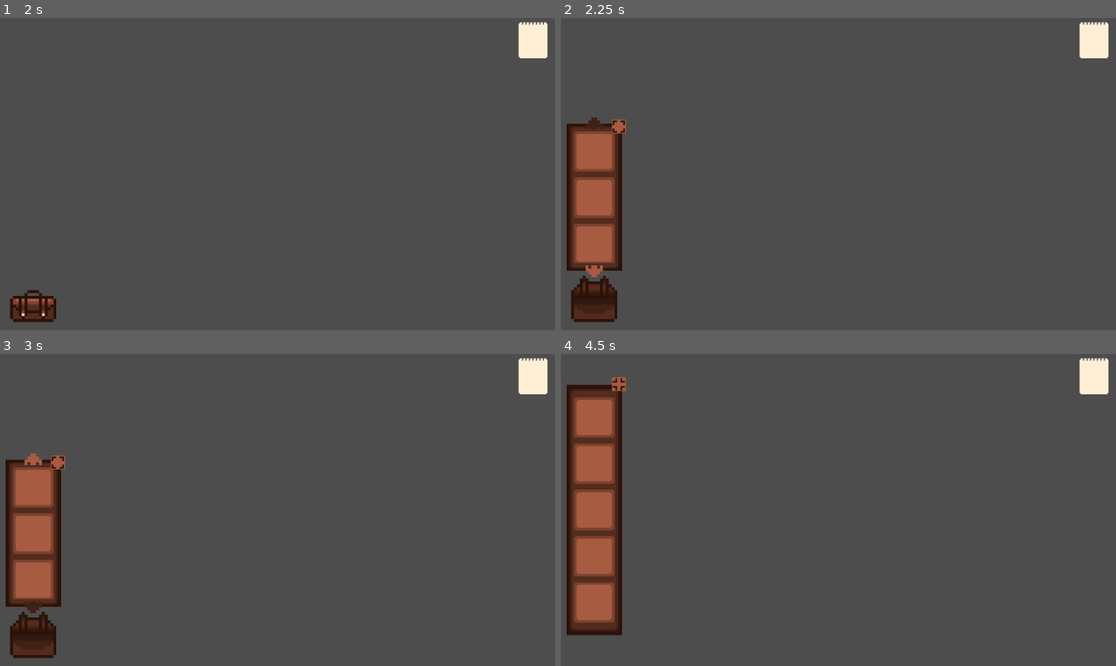
Above: before the commit, frames 1-4 (two rows, left to right).
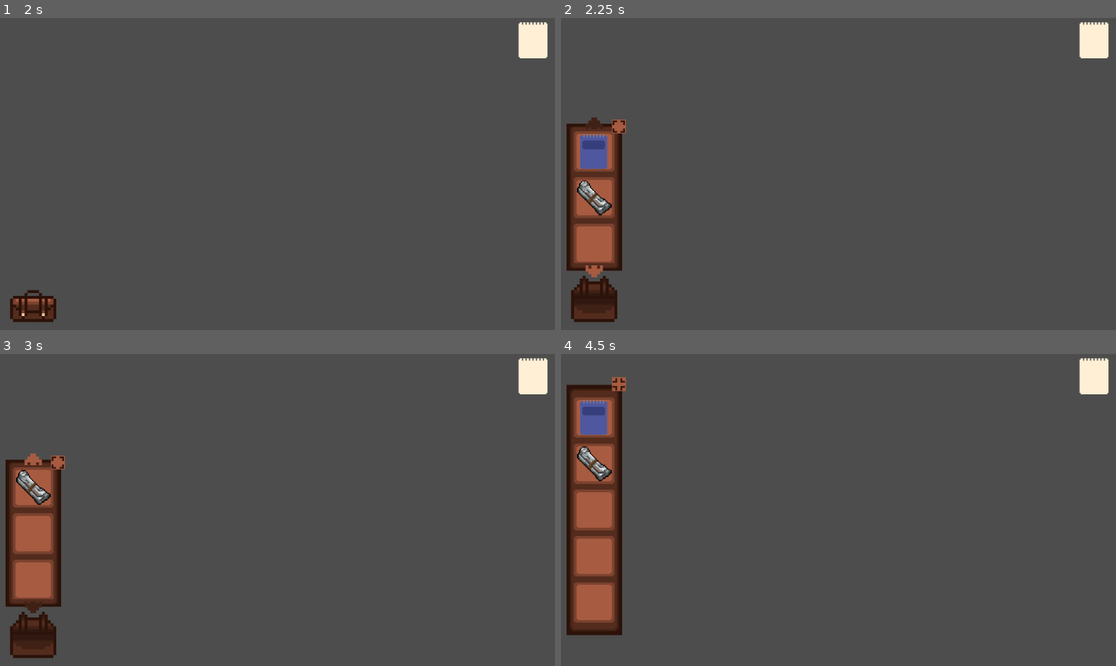
Above: after the commit, the same moments.

Repository: emkartch/Capstone_Bottoh
Game: Godot game, scene res://main.tscn
Same seed, same stepped clock (60 frames per second), same inputs: the game is played once before the commit and once after it.
Inputs (mouse positions are in pixels of both pictures, inside the frame that each line leads up to):
- Up to frame 1 (2 s): click (538, 314) at 0.5 s; click (538, 314) at 1.25 s
- Up to frame 2 (2.25 s): click (594, 298) at 2 s
- Up to frame 3 (3 s): click (33, 606) at 2.75 s
- Up to frame 4 (4.5 s): click (594, 460) at 3.5 s; click (616, 463) at 4.25 s

Frame 1 is identical in both runs. In frame 2, 0.9% of the frame differs, in the area x 2-10%, y 37-64%; in frame 3, 0.3%; in frame 4, 0.9%.

Commit message:
Basic Inventory Drag Working

Diff:
--- a/没頭-(bottō)/inventory/inventory.tscn
+++ b/没頭-(bottō)/inventory/inventory.tscn
@@ -7,8 +7,10 @@
 [ext_resource type="Texture2D" uid="uid://dypq21vkaun3r" path="res://assets/GreyShortArrow.png" id="3_f8i2h"]
 [ext_resource type="Texture2D" uid="uid://dmhunreje6uf5" path="res://inventory/InventorySquare.png" id="5_022t5"]
 [ext_resource type="Texture2D" uid="uid://dxdcblg2ibwh2" path="res://inventory/MessangerbagClosed.png" id="5_rsmrt"]
-[ext_resource type="Script" uid="uid://ctsqnisj8jucp" path="res://inventory/slot.gd" id="6_022t5"]
+[ext_resource type="Script" uid="uid://bx73qlcn2g61v" path="res://inventory/slot.gd" id="6_022t5"]
 [ext_resource type="Texture2D" uid="uid://bvc443624xejf" path="res://inventory/Expandbutton.png" id="6_rsmrt"]
+[ext_resource type="Texture2D" uid="uid://dyfhss0vstha6" path="res://inventory/NewsPaper.png" id="7_locsq"]
+[ext_resource type="Texture2D" uid="uid://cvpmlm7hwetli" path="res://assets/MiniNotePadClosed.png" id="8_uyjf6"]
 
 [sub_resource type="StyleBoxTexture" id="StyleBoxTexture_locsq"]
 texture = ExtResource("5_022t5")
@@ -90,6 +92,7 @@
 offset_bottom = 60.0
 grow_horizontal = 2
 grow_vertical = 2
+texture = ExtResource("8_uyjf6")
 expand_mode = 1
 
 [node name="Slot2" type="Panel" parent="InventoryContainer/ScrollContainer/VBoxContainer" unique_id=508425890]
@@ -113,6 +116,7 @@
 offset_bottom = 60.0
 grow_horizontal = 2
 grow_vertical = 2
+texture = ExtResource("7_locsq")
 expand_mode = 1
 
 [node name="Slot3" type="Panel" parent="InventoryContainer/ScrollContainer/VBoxContainer" unique_id=2033457933]
@@ -183,13 +187,6 @@
 grow_horizontal = 2
 grow_vertical = 2
 expand_mode = 1
-
-[node name="MoveableItem" type="Node2D" parent="InventoryContainer" unique_id=107954463]
-
-[node name="Item" type="TextureRect" parent="InventoryContainer/MoveableItem" unique_id=1169841134]
-custom_minimum_size = Vector2(120, 120)
-offset_right = 120.0
-offset_bottom = 120.0
 
 [node name="UpArrow" type="TextureButton" parent="InventoryContainer" unique_id=1957222319]
 layout_mode = 1
--- a/没頭-(bottō)/inventory/inventory_container.gd
+++ b/没頭-(bottō)/inventory/inventory_container.gd
@@ -7,14 +7,11 @@
 @onready var down_arrow = $DownArrow
 @onready var bag_button = $"../MessangerBag"
 @onready var expand_button = $ExpandButton
-@onready var moveable_item = $MoveableItem
 
-#const SlotClass = preload("res://inventory/slot.gd")
-#var temp_item_texture = null
-#var current_slot = null
-#var next_slot = null
-#var place_item = false
-#var timer = 0.1
+# custom cursor
+const hand_point = null #preload()
+const hand_closed = null #preload()
+# custom cursor
 
 var open_texture = preload("res://inventory/MessangerbagOpen.png")
 var closed_texture = preload("res://inventory/MessangerbagClosed.png")
@@ -28,9 +25,13 @@
 
 	up_arrow.disabled = true
 
-	#for v_slot in scroll_container.get_node("VBoxContainer").get_children():
-		#v_slot.connect("gui_input",slot_gui_input)
-		## v_slot.connect("gui_input", self, "slot_gui_input", [v_slot])
+	# CUSTOM CURSOR
+	#Input.set_custom_mouse_cursor(hand_point, Input.CURSOR_ARROW)
+	#Input.set_custom_mouse_cursor(hand_closed, Input.CURSOR_FORBIDDEN)
+	#Input.set_custom_mouse_cursor(hand_closed, Input.CURSOR_CAN_DROP)
+	#Input.set_custom_mouse_cursor(hand_closed, Input.CURSOR_DRAG)
+	# CUSTOM CURSOR
+
 
 func _process(_delta):
 
@@ -46,50 +47,12 @@
 	else:
 		down_arrow.disabled = false
 
-	#if(place_item):
-		#timer -= delta
-		#
-		#if(timer <= 0):
-			#place_item = false
-			#timer = 0.1
+	# get rid of cursor change until custom cursor
 
-#func slot_gui_input(event: InputEvent): #event: InputEvent, slot: SlotClass):
-	#
-	#var slot = SlotClass
-	#
-	#if(place_item):
-		#next_slot = slot
-		#
-		## don't overwrite item
-		#if(next_slot.item.texture == null):
-			#current_slot.pick_from_slot()
-			#next_slot.put_into_slot(temp_item_texture)
-			#temp_item_texture = null
-			#place_item = false
-	#
-	#if(event is InputEventMouseButton):
-		## left mouse click pressed
-		#if(event.button_index) == MOUSE_BUTTON_LEFT && event.pressed:
-			#temp_item_texture = slot.item.get_texture()
-			#current_slot = slot
-			#moveable_item.visible = true
-			#moveable_item.get_node("Item").texture = temp_item_texture
-			#moveable_item.global_position = current_slot.item.get_global_transform().origin
-			#current_slot.pick_from_slot()
-			#
-		## left mouse click released
-		#if(event.button_index) == MOUSE_BUTTON_LEFT && !event.pressed:
-			#moveable_item.visible = false
-			#
-			#if(temp_item_texture != null):
-				#current_slot.put_into_slot(temp_item_texture)
-				#place_item = true
-#
-#func _input(_event):
-	#
-	#if(moveable_item.visible):
-		#
-		#moveable_item.global_position = get_global_mouse_position() + Vector2(-60,-60)
+	if Input.get_current_cursor_shape() == CURSOR_FORBIDDEN:
+		DisplayServer.cursor_set_shape(DisplayServer.CURSOR_ARROW)
+
+	# get rid of cursor change until custom cursor
 
 func _on_up_arrow_pressed() -> void:
 	var value = scroll_container.get_v_scroll()
@@ -144,3 +107,15 @@
 		up_arrow.visible = false
 		down_arrow.visible = false
 		#self.visible = true
+
+var data_bk
+func _notification(what: int) -> void:
+
+	if what == Node.NOTIFICATION_DRAG_BEGIN:
+		data_bk = get_viewport().gui_get_drag_data()
+
+	if what == Node.NOTIFICATION_DRAG_END:
+		if not is_drag_successful():
+			if data_bk:
+				data_bk.show()
+				data_bk = null
--- a/没頭-(bottō)/inventory/slot.gd
+++ b/没頭-(bottō)/inventory/slot.gd
@@ -1,11 +1,32 @@
 extends Panel
 
-# Created with the help of Kilo Galaxia - https://www.youtube.com/watch?v=dHPCizHygWA
+# Created with the help of Octodemy - https://www.youtube.com/watch?v=JUR1qQ79eJY
 
 @onready var item : TextureRect = $Item
 
-func pick_from_slot():
-	item.texture = null
+func _get_drag_data(_at_position: Vector2) -> Variant:
 
-func put_into_slot(new_texture):
-	item.texture = new_texture
+	if item.texture == null:
+		return
+
+	var preview = duplicate()
+	var c = Control.new()
+	c.add_child(preview)
+	preview.position -= Vector2(70,70)
+	preview.self_modulate = Color.TRANSPARENT
+	c.modulate = Color(c.modulate, 0.5)
+
+	set_drag_preview(c)
+	item.hide()
+
+	return item
+
+func _can_drop_data(_at_position: Vector2, data: Variant) -> bool:
+	return true
+
+func _drop_data(_at_position: Vector2, data: Variant) -> void:
+	var tmp = item.texture
+	item.texture = data.texture
+	data.texture = tmp
+	item.show()
+	data.show()
--- /dev/null
+++ b/没頭-(bottō)/inventory/slot.tscn
@@ -0,0 +1,18 @@
+[gd_scene format=3 uid="uid://duevndqg3ryqh"]
+
+[ext_resource type="Texture2D" uid="uid://dmhunreje6uf5" path="res://inventory/InventorySquare.png" id="1_u4i3g"]
+
+[sub_resource type="RectangleShape2D" id="RectangleShape2D_sthnt"]
+size = Vector2(140, 140)
+
+[node name="Slot" type="Area2D" unique_id=418292341]
+
+[node name="TextureRect" type="TextureRect" parent="." unique_id=1970510466]
+offset_right = 140.0
+offset_bottom = 140.0
+texture = ExtResource("1_u4i3g")
+expand_mode = 1
+
+[node name="CollisionShape2D" type="CollisionShape2D" parent="." unique_id=199886517]
+position = Vector2(70, 70)
+shape = SubResource("RectangleShape2D_sthnt")
Not shown, changed: 没頭-(bottō)/inventory/slot.gd.uid
